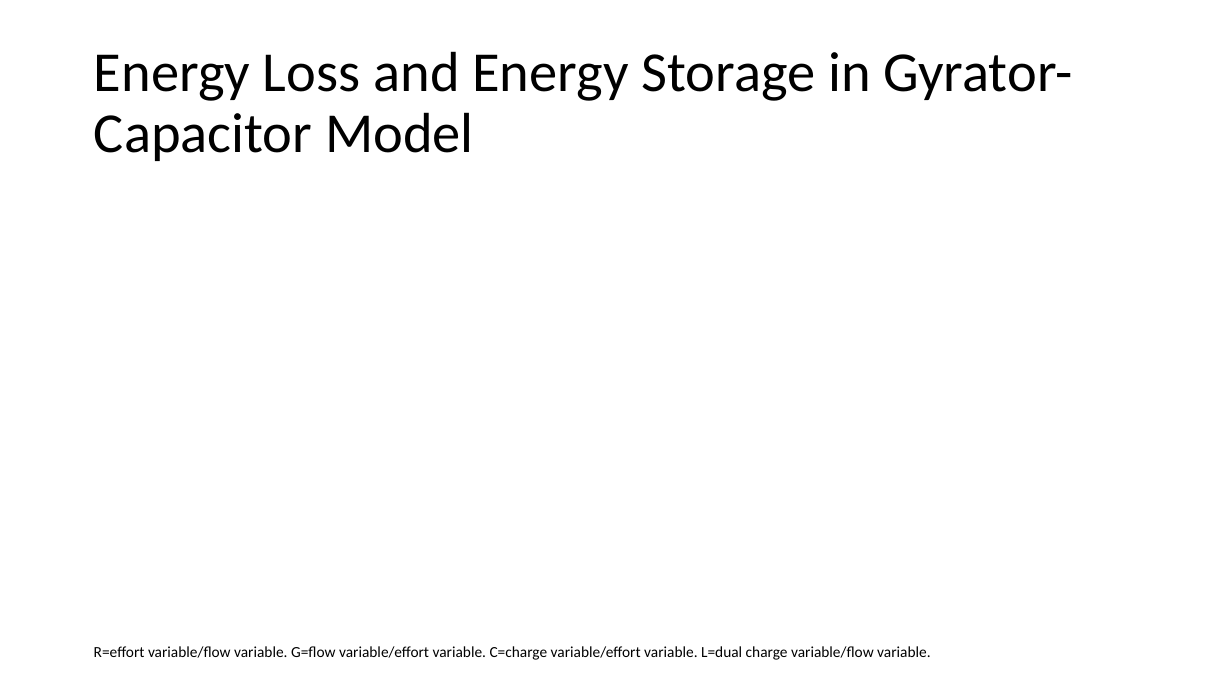
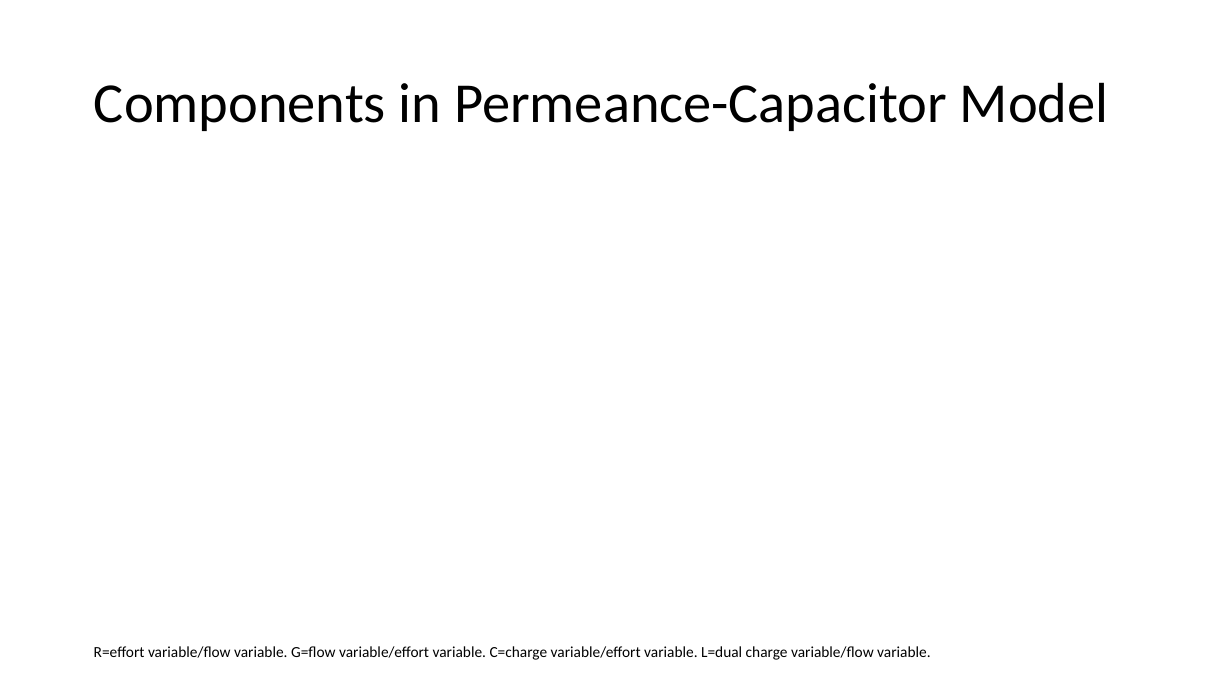
Before and after one commit to MuhammadShamaas1997/Electrical-Engineering, a slide deck: slide 11 of Thesis/Magnetic Transmission Lines/Thesis Proposal.pptx (slide 6 before the commit). Drawn at 1232x693 pixels with LibreOffice and Linux fonts; fonts in the diff are those of the drawing; grey boxes stand for pictures. Boxes give left, top, right and bottom in pixels: in the first picture for what was removed or moved away, otherwise in the second. Text is boxed around its words. In the diff, an @@ line names an element or a change of style, - is before the commit and + after.

```diff
--- a/Thesis/Magnetic Transmission Lines/Thesis Proposal.pptx
+++ b/Thesis/Magnetic Transmission Lines/Thesis Proposal.pptx
@@ title at (94, 82, 1109, 131): text changed @@
-Energy Loss and Energy Storage in Gyrator-Capacitor Model
+Components in Permeance-Capacitor Model
```
Also in this commit, not shown: 8 other slides changed, 13 slides added, 1 slide removed.
